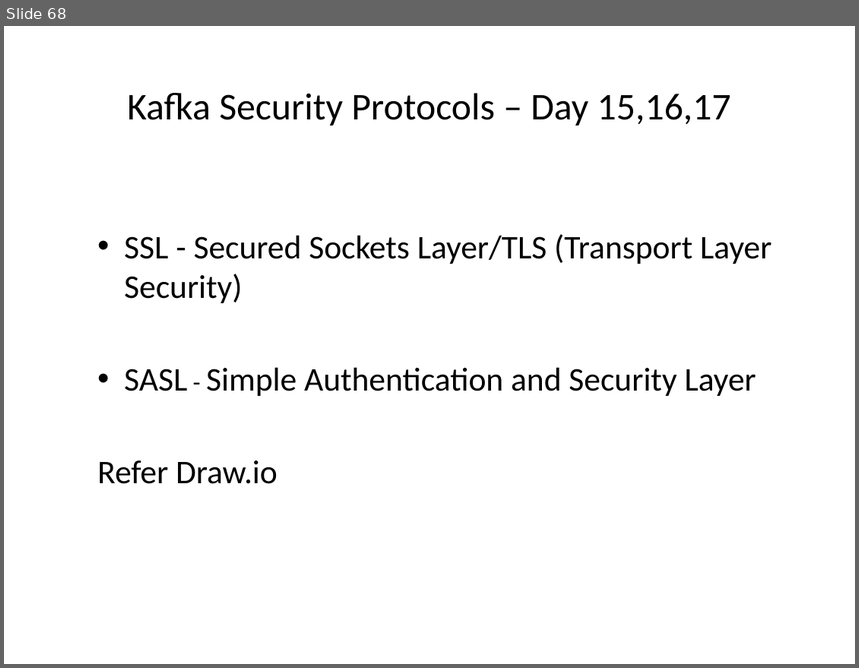
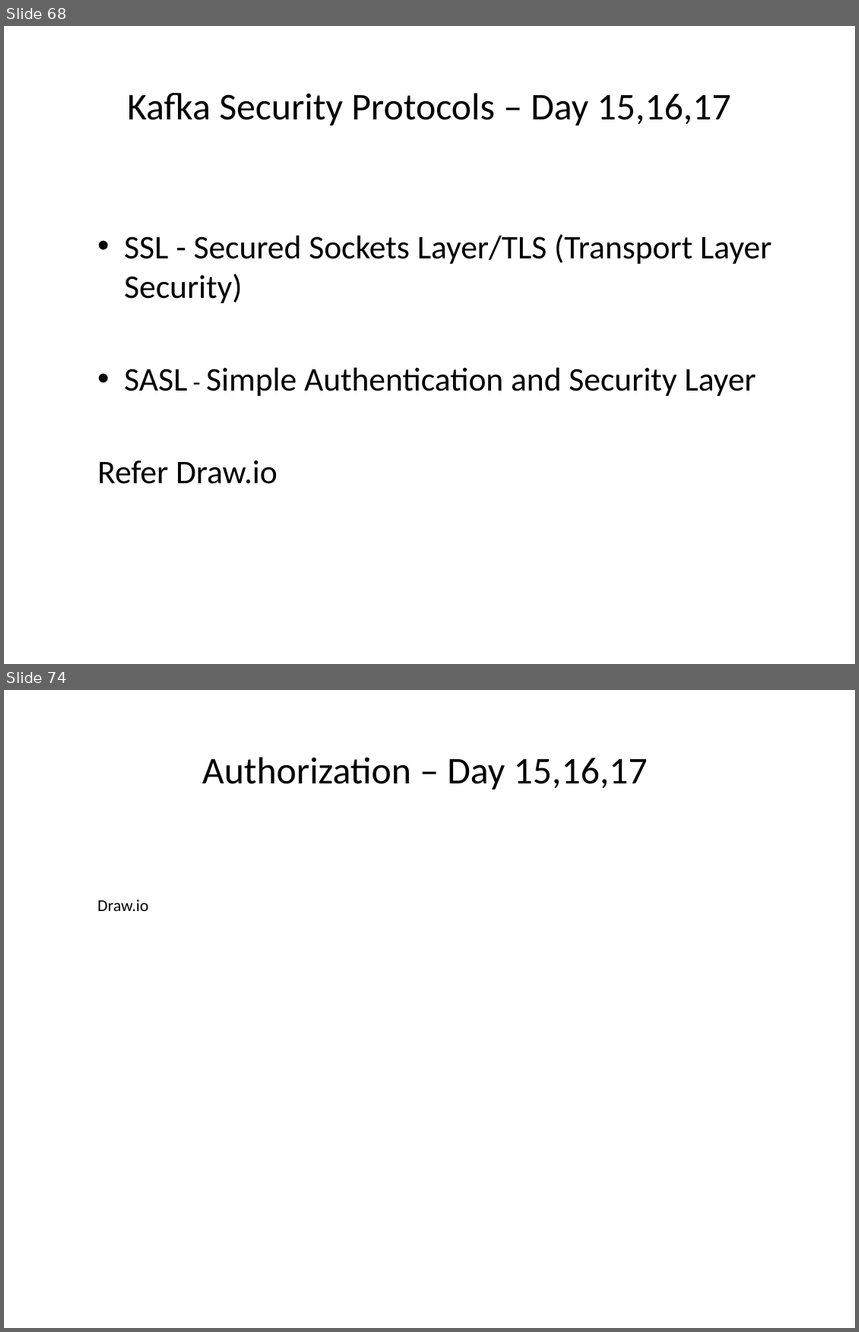
Before and after one commit to sreedharsingaraju/KafkaTutorials, a slide deck: PPT/Kafka-Teaching-Flow.pptx. Shown one above the other, each under a label of ours: slide 68 before the commit, slides 68 and 74 after it; the slides between them are not shown. The pictures are 859x668 and 859x1332 pixels, drawn with LibreOffice and Linux fonts; fonts in the diff are those of the drawing. Boxes give left, top, right and bottom in pixels: in the first picture for what was removed or moved away, otherwise in the second. Text is boxed around its words. In the diff, an @@ line names an element or a change of style, - is before the commit and + after.

```diff
--- a/PPT/Kafka-Teaching-Flow.pptx
+++ b/PPT/Kafka-Teaching-Flow.pptx
@@ slide 74 added at (4,690,855,1328), background #FFFFFF @@
@@ title added at (202,757,648,790), 32 pt, text #000000 @@
+  Authorization – Day 15,16,17
@@ text added at (97,900,148,911), 14 pt, text #000000 @@
+  Draw.io
```
Also in this commit, not shown: 3 slides changed, 3 other slides added, 2 other files.
